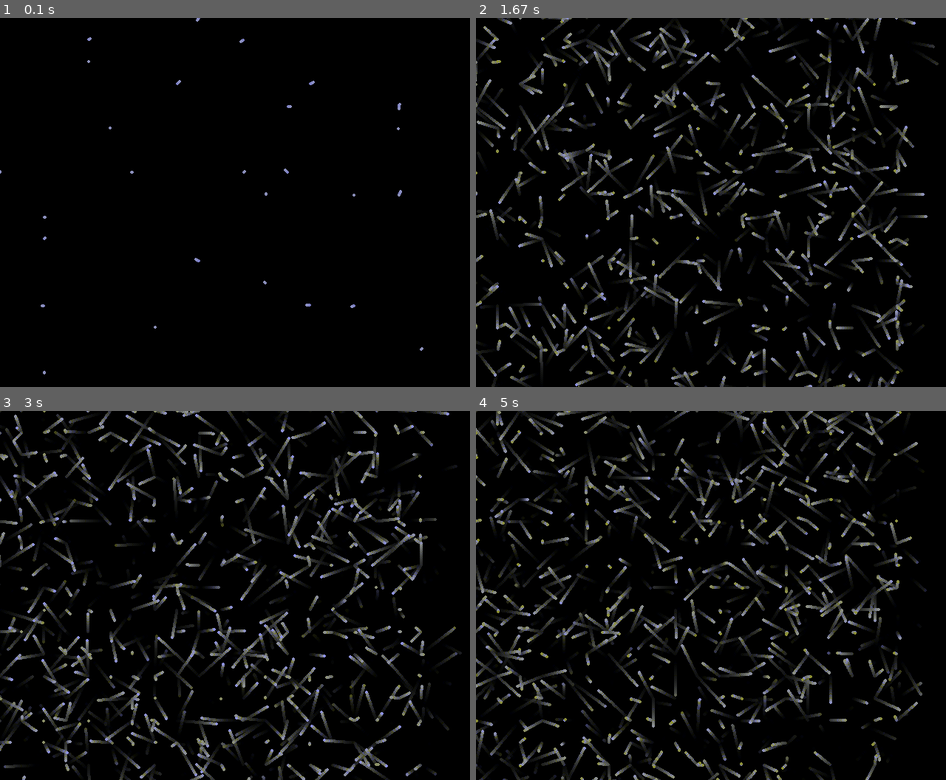
Above: before the commit, frames 1-4 (two rows, left to right).
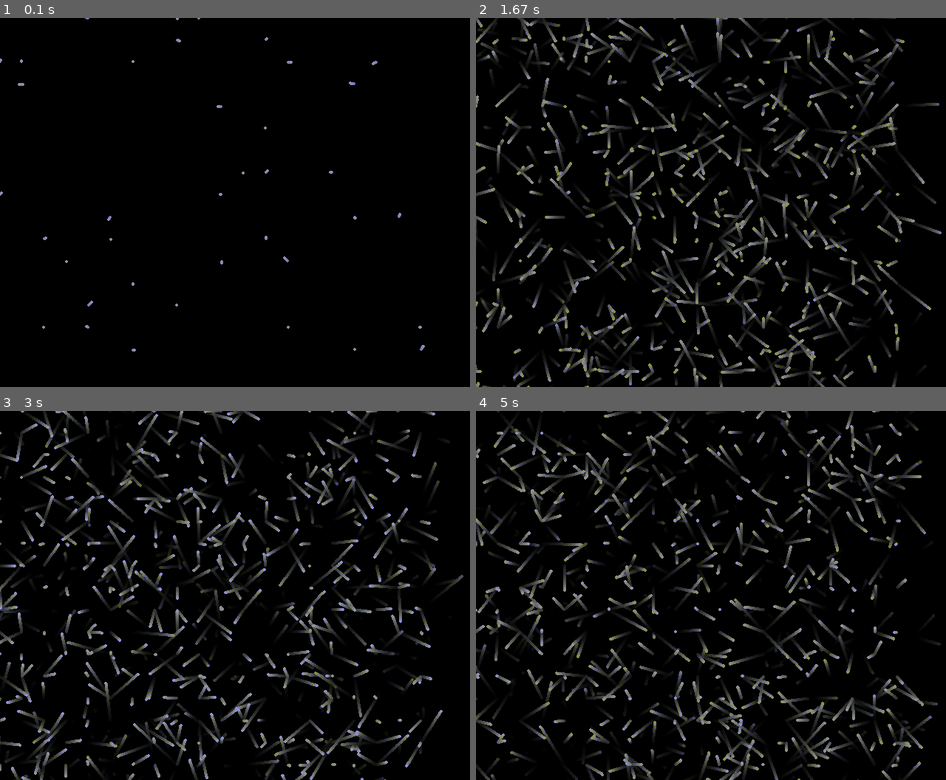
Above: after the commit, the same moments.

Repository: jouleion/HO_week1
Game: pygame game, started from Assignment/particle_test.py
Same seed, same stepped clock (60 frames per second), same inputs: the game is played once before the commit and once after it.
Inputs:
- Up to frame 1 (0.1 s): no input
- Up to frame 2 (1.67 s): no input
- Up to frame 3 (3 s): no input
- Up to frame 4 (5 s): no input

The runs differ from the first frame. In frame 1, 0.4% of the frame differs, in the area x 0-91%, y 0-97%; in frame 2, 26%; in frame 3, 26%; in frame 4, 27%, in the area x 0-99%, y 0-100%.

Commit message:
good stuff

Diff:
--- a/Assignment/main.py
+++ b/Assignment/main.py
@@ -8,107 +8,52 @@
 import pygame
 from pygame import gfxdraw
 
-
-# pygame setup
-pygame.init()
-screen = pygame.display.set_mode((720, 500))
-clock = pygame.time.Clock()
-dt = 0
-running = True
-
-# has to be after random library and pygames init
-particle_system = ParticleSystem()
-
-# color variables
-color_speed = 1.001
-
-# initialize color values
-r = random.randint(50, 255)
-g = random.randint(50, 255)
-b = random.randint(50, 255)
-
-# initialize color factors
-rfac = random.random() * 1.5 + 0.2
-gfac = random.random() * 1.5 + 0.2
-bfac = random.random() * 1.5 + 0.2
-
-# initialize color direction variables 1 = up, -1 = down
-rdir = 1
-gdir = 1
-bdir = 1
-
+#setup touch sensitive pad
 rows, columns = 27, 19
 TSP = TSPDecoder(rows=rows, columns=columns)
 
 # Define constants
 PIXEL_WIDTH = 36
 PIXEL_HEIGHT = 25
-PIXEL_MARGIN = 0
 BLACK = (0, 0, 0)
 
 # Initialise the PyGame screen according to resolution
-pygame.init()
 WINDOW_SIZE = [
     columns * PIXEL_WIDTH + columns,
     rows * PIXEL_HEIGHT + rows
 ]
 
+# pygame setup
+pygame.init()
 screen = pygame.display.set_mode(WINDOW_SIZE)
+pygame.display.set_caption("TSP visualizer")
+clock = pygame.time.Clock()
+dt = 0
+running = True
 
-pygame.display.set_caption("Haptic Skin visualiser")
+# init particle system
+particle_system = ParticleSystem()
 
-# Initialise the PyGame Clock for timing
-clock = pygame.time.Clock()
+def update():
+    # Clear the screen by blacking it out
+    gfxdraw.box(screen, (0, 0, 700, 700), (0, 0, 0, 10))
 
-def check_color_direction(color, dir):
-    new_dir = dir
-    if dir > 0:
-        if color > 230:
-            new_dir = -1
-    else:
-        if color < 50:
-            new_dir = 1
-    return new_dir
+    # simulate particles being added where screen is being pressed
+    for x in range(20):
+        for y in range(20):
+            if (random.randint(0, 100) > 98):
+                particle_system.add_particle(x * 30, y * 30)
+
+    # update and draw particles
+    particle_system.update()
 
 
-def update_color():
-    global r, g, b
-    global rdir, gdir, bdir
+def draw():
+    particle_system.draw(screen)
 
-    # update color values, move color direction randomly, control direction of movement
-    r += int(rfac * rdir * random.random() * color_speed)
-    g += int(gfac * gdir * random.random() * color_speed)
-    b += int(bfac * bdir * random.random() * color_speed)
+    # Draw to the display
+    pygame.display.flip()
 
-    # limit color direction
-    rdir = check_color_direction(r, rdir)
-    gdir = check_color_direction(g, gdir)
-    bdir = check_color_direction(b, bdir)
-
-    color = pygame.Color(r, g, b)
-    return color
-
-
-def draw_circle(x, y, intensity):
-    # update color
-    circle_color = update_color()
-
-    # generate new random position for next circle
-    # random_position = [random.randint(0, screen.get_width()), random.randint(0, screen.get_height())]
-
-    # generate random radius
-    random_radius = random.randint(0, int(intensity/40))
-
-    offset = np.random.normal(0, intensity/6)
-    x_scaled = int(PIXEL_HEIGHT * (x+0.5) + int(offset))
-
-    offset = np.random.normal(0, intensity/6)
-    y_scaled = int(PIXEL_WIDTH * (y+0.5) + int(offset))
-
-    # draw each cirlce
-    # pygame.draw.circle(screen, circle_color, random_position, random_radius)
-    gfxdraw.aacircle(screen, y_scaled + random_radius, x_scaled + random_radius, random_radius, circle_color)
-    # gfxdraw.filled_circle(screen, y_scaled + random_radius, x_scaled + random_radius, random_radius, circle_color)
 
 
 while TSP.available and running:
--- a/Assignment/particle_test.py
+++ b/Assignment/particle_test.py
@@ -1,18 +1,55 @@
 from particle_system import *
 import random
 import pygame
-import numpy as np
 from pygame import gfxdraw
 
 # pygame setup
 pygame.init()
 screen = pygame.display.set_mode((720, 500))
+pygame.display.set_caption("Particle Test")
 clock = pygame.time.Clock()
 dt = 0
 running = True
 
 # has to be after random library and pygames init
 particle_system = ParticleSystem()
+
+def update():
+    # Clear the screen by blacking it out
+    gfxdraw.box(screen, (0, 0, 700, 700), (0, 0, 0, 10))
+
+    # simulate particles being added where screen is being pressed
+    for x in range(20):
+        for y in range(20):
+            if (random.randint(0, 100) > 98):
+                particle_system.add_particle(x * 30, y * 30)
+
+    # update and draw particles
+    particle_system.update()
+
+
+def draw():
+    particle_system.draw(screen)
+
+    # Draw to the display
+    pygame.display.flip()
+
+
+while running:
+    # Check if the screen is closed and quit
+    for event in pygame.event.get():
+        if event.type == pygame.QUIT:
+            pygame.quit()
+            running = False
+            exit()
+
+    update()
+    draw()
+
+    # consistent 60 fps
+    dt = clock.tick(60) / 1000
+
+"""
 
 # color variables
 color_speed = 1.001
@@ -31,17 +68,6 @@
 rdir = 1
 gdir = 1
 bdir = 1
-
-rows, columns = 27, 19
-
-# Define constants
-PIXEL_WIDTH = 36
-PIXEL_HEIGHT = 25
-
-pygame.display.set_caption("Particle Test")
-
-# Initialise the PyGame Clock for timing
-clock = pygame.time.Clock()
 
 def check_color_direction(color, dir):
     new_dir = dir
@@ -92,32 +118,4 @@
     # pygame.draw.circle(screen, circle_color, random_position, random_radius)
     gfxdraw.aacircle(screen, y_scaled + random_radius, x_scaled + random_radius, random_radius, circle_color)
     # gfxdraw.filled_circle(screen, y_scaled + random_radius, x_scaled + random_radius, random_radius, circle_color)
-
-while running:
-    # Check if the screen is closed and quit
-    for event in pygame.event.get():
-        if event.type == pygame.QUIT:
-            pygame.quit()
-            running = False
-            exit()
-
-    # Clear the screen by blacking it out
-    gfxdraw.box(screen,(0,0, 700, 700),(0,0,0,10))
-
-    # simulate particles being added where screen is being pressed
-    for x in range(20):
-        for y in range(20):
-            if(random.randint(0, 100) > 98):
-                particle_system.add_particle(x * 30, y * 30)
-
-    # update and draw particles
-    particle_system.update()
-    particle_system.draw(screen)
-
-
-    # Limit the framerate to 60FPS
-    # consistent FPS
-    dt = clock.tick(60) / 1000
-
-    # Draw to the display
-    pygame.display.flip()
+"""
